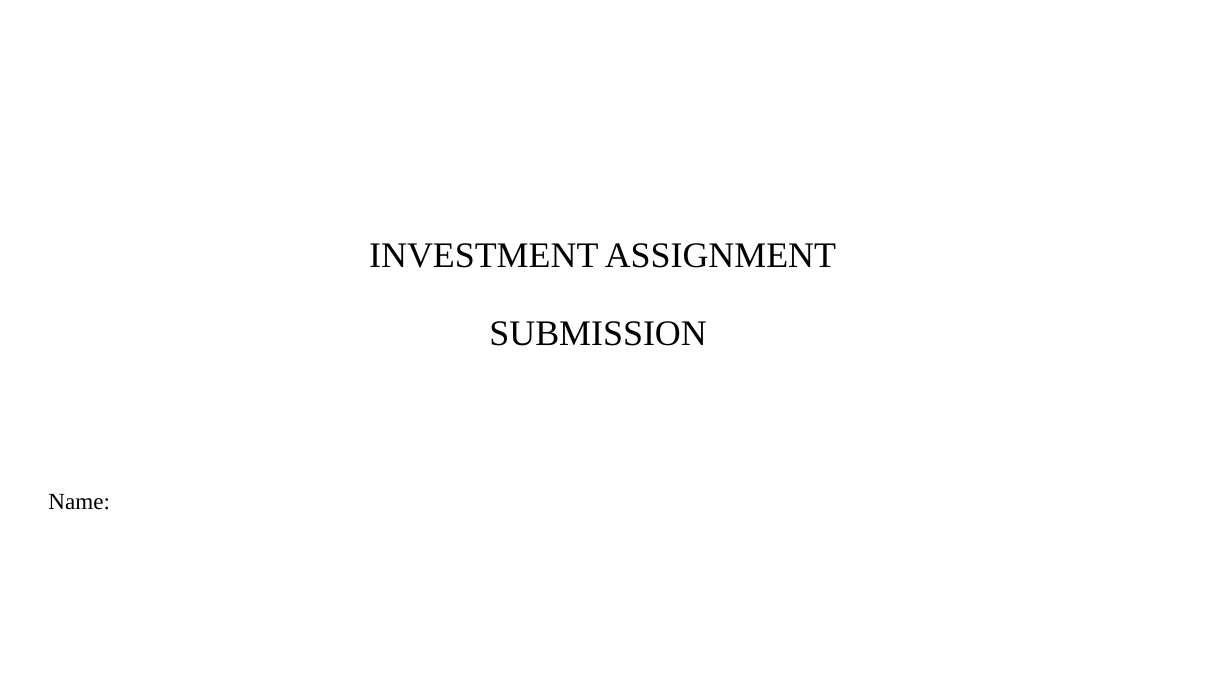
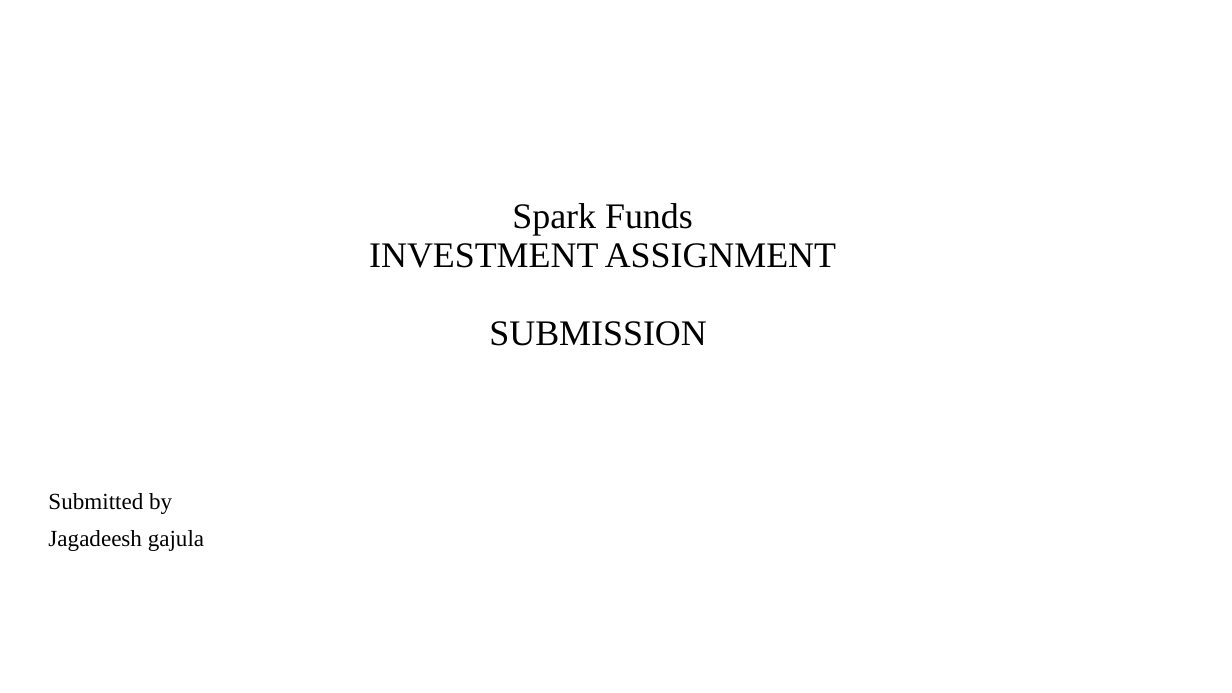
Before and after one commit to jagadeesh-gajula/Sparkfund_investment_analysis, a slide deck: slide 1 of INVEST.pptx. Drawn at 1232x693 pixels with LibreOffice and Linux fonts; fonts in the diff are those of the drawing; background and template pictures are left out. Boxes give left, top, right and bottom in pixels: in the first picture for what was removed or moved away, otherwise in the second. Text is boxed around its words. In the diff, an @@ line names an element or a change of style, - is before the commit and + after.

Commit message:
completed sparkfund analysis

```diff
--- a/INVEST.pptx
+++ b/INVEST.pptx
@@ title at (369, 203, 836, 346): text changed @@
-INVESTMENT ASSIGNMENT
-SUBMISSION
+Spark Funds
+INVESTMENT ASSIGNMENT
+SUBMISSION
@@ subtitle at (48, 493, 204, 551): text changed @@
-Name:
+Submitted by
+Jagadeesh gajula
```
Also in this commit, not shown: 1 other slide changed, 8 slides added, 8 slides removed, 4 other files.
